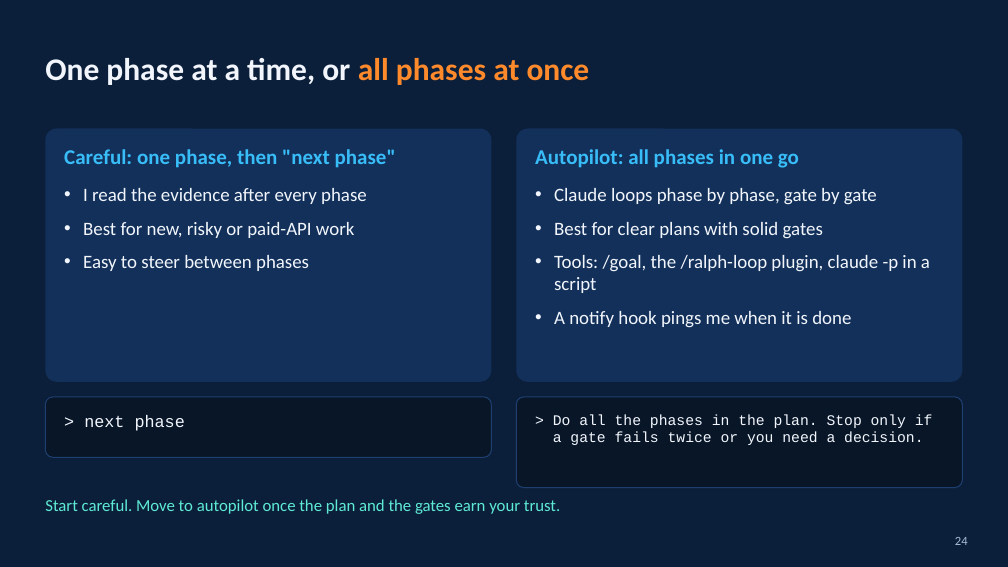
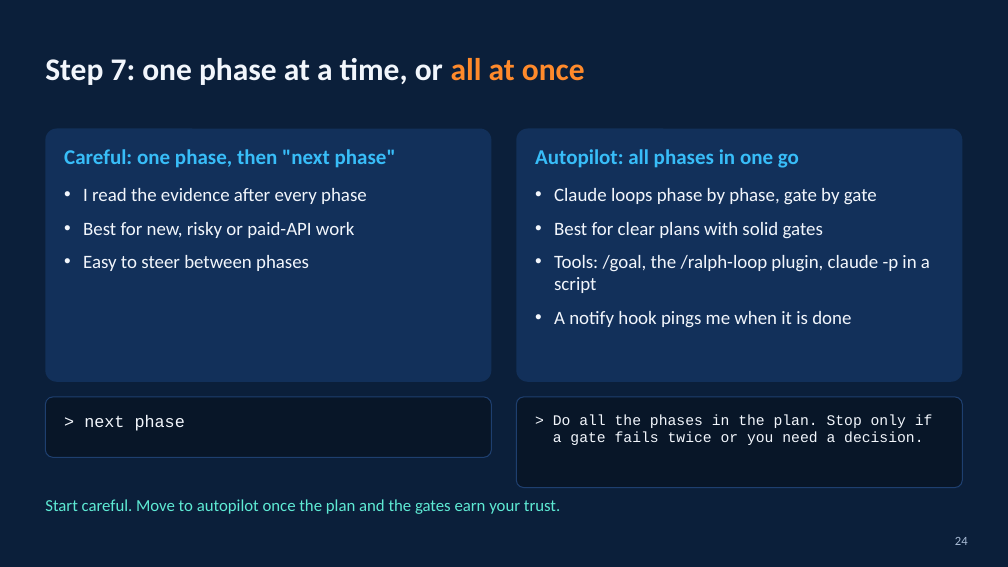
Before and after one commit to HinePo/ai-agent-learning-path, a slide deck: slide 24 of resources/claude_code_vscode_tricks.pptx. Drawn at 1008x567 pixels with LibreOffice and Linux fonts; fonts in the diff are those of the drawing. Boxes give left, top, right and bottom in pixels: in the first picture for what was removed or moved away, otherwise in the second. Text is boxed around its words. In the diff, an @@ line names an element or a change of style, - is before the commit and + after.

```diff
--- a/resources/claude_code_vscode_tricks.pptx
+++ b/resources/claude_code_vscode_tricks.pptx
@@ title at [45,58,585,85]: text changed @@
-One phase at a time, or all phases at once
+Step 7: one phase at a time, or all at once
```
Also in this commit, not shown: 7 other slides changed, 1 other file.
